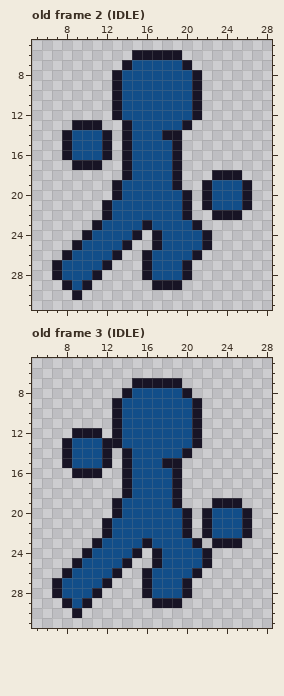
Two versions of one pixel-art file, Assets/Sprites/Warriors/Warrior.ase. This is how it looked before the edit.
32x32 pixels, 5 frames. Shown: old frame 2 (IDLE): x 5..28, y 5..31; old frame 3 (IDLE): x 5..28, y 5..31. The commit also changed other frames, which this record leaves out.
New version:
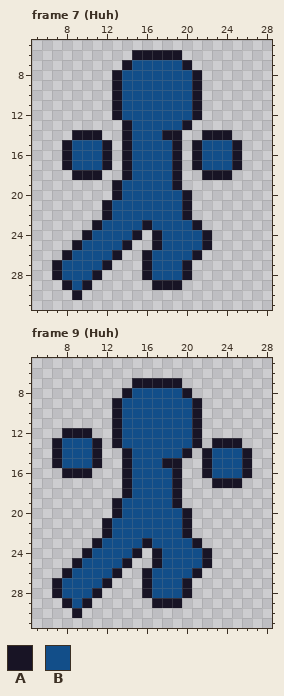
Palette (. is transparent): A #181425  B #124e89
A new or re-ordered frame is compared with the old frame closest to it.
Edits made:
frames 5 -> 9
--- frame 7 (Huh) is new; against old frame 2 (IDLE), layer "Layer 1"
@@ x 5..28 @@
 12 ........ABBBBBBBA.......
-13 ....AAA..ABBBBBA........
-14 ...ABBBA.ABBBAA.........
-15 ...ABBBA.ABBBBA.........
-16 ...ABBBA.ABBBBA.........
-17 ....AAA..ABBBBA.........
-18 .........ABBBBA...AAA...
-19 ........ABBBBBA..ABBBA..
-20 ........ABBBBBBA.ABBBA..
-21 .......ABBBBBBBA.ABBBA..
-22 .......ABBBBBBBA..AAA...
+13 .........ABBBBBA........
+14 ....AAA..ABBBAA..AAA....
+15 ...ABBBA.ABBBBA.ABBBA...
+16 ...ABBBA.ABBBBA.ABBBA...
+17 ...ABBBA.ABBBBA.ABBBA...
+18 ....AAA..ABBBBA..AAA....
+19 ........ABBBBBA.........
+20 ........ABBBBBBA........
+21 .......ABBBBBBBA........
+22 .......ABBBBBBBA........
 23 ......ABBBBABBBBA.......
--- frame 9 (Huh) is new; against old frame 3 (IDLE), layer "Layer 1"
@@ x 5..28 @@
 11 ........ABBBBBBBA.......
-12 ....AAA.ABBBBBBBA.......
-13 ...ABBBAABBBBBBBA.......
-14 ...ABBBA.ABBBBBA........
-15 ...ABBBA.ABBBAA.........
-16 ....AAA..ABBBBA.........
-17 .........ABBBBA.........
+12 ...AAA..ABBBBBBBA.......
+13 ..ABBBA.ABBBBBBBA.AAA...
+14 ..ABBBA..ABBBBBA.ABBBA..
+15 ..ABBBA..ABBBAA..ABBBA..
+16 ...AAA...ABBBBA..ABBBA..
+17 .........ABBBBA...AAA...
 18 .........ABBBBA.........
-19 ........ABBBBBA...AAA...
-20 ........ABBBBBBA.ABBBA..
-21 .......ABBBBBBBA.ABBBA..
-22 .......ABBBBBBBA.ABBBA..
-23 ......ABBBBABBBBA.AAA...
+19 ........ABBBBBA.........
+20 ........ABBBBBBA........
+21 .......ABBBBBBBA........
+22 .......ABBBBBBBA........
+23 ......ABBBBABBBBA.......
 24 .....ABBBBA.ABBBBA......
Pixel boxes of the changes (left, top, right, bottom) in both pictures:
changed: (62, 120, 112, 180)
changed: (192, 130, 252, 220)
changed: (52, 428, 112, 478)
changed: (202, 438, 252, 548)
